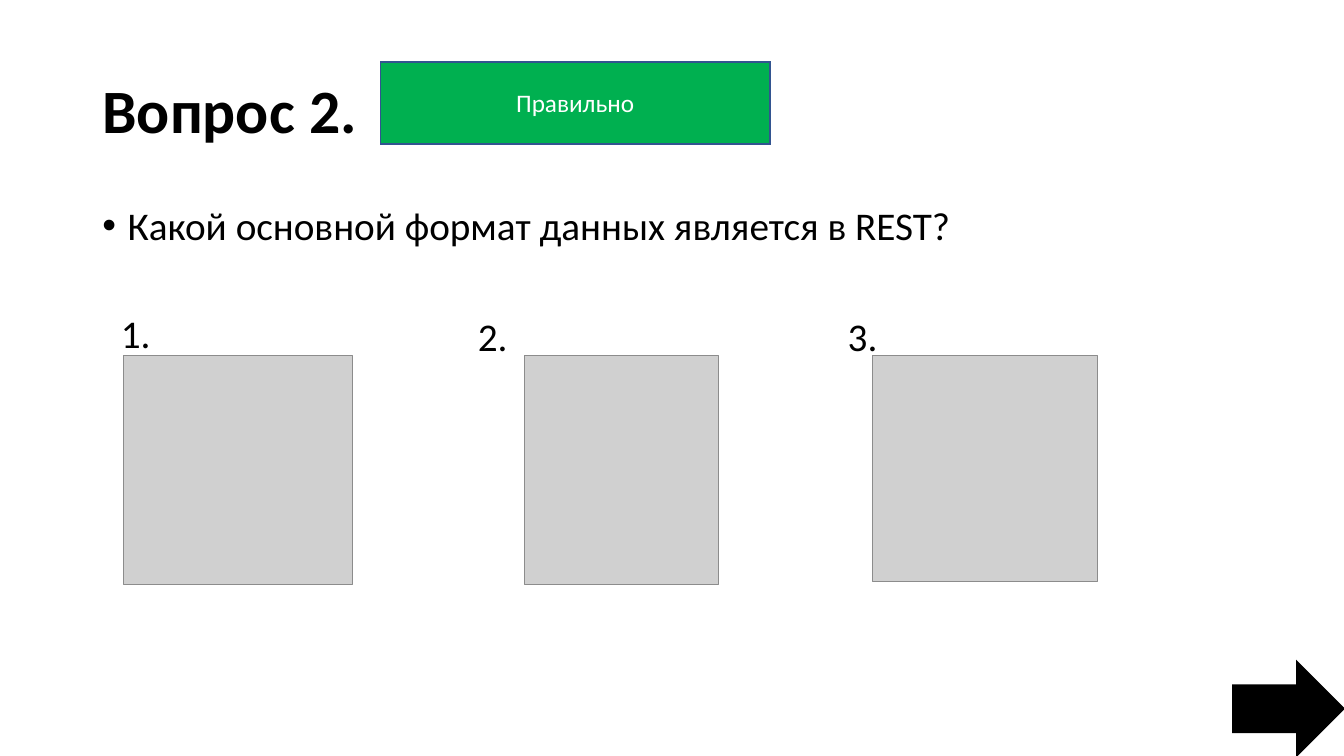
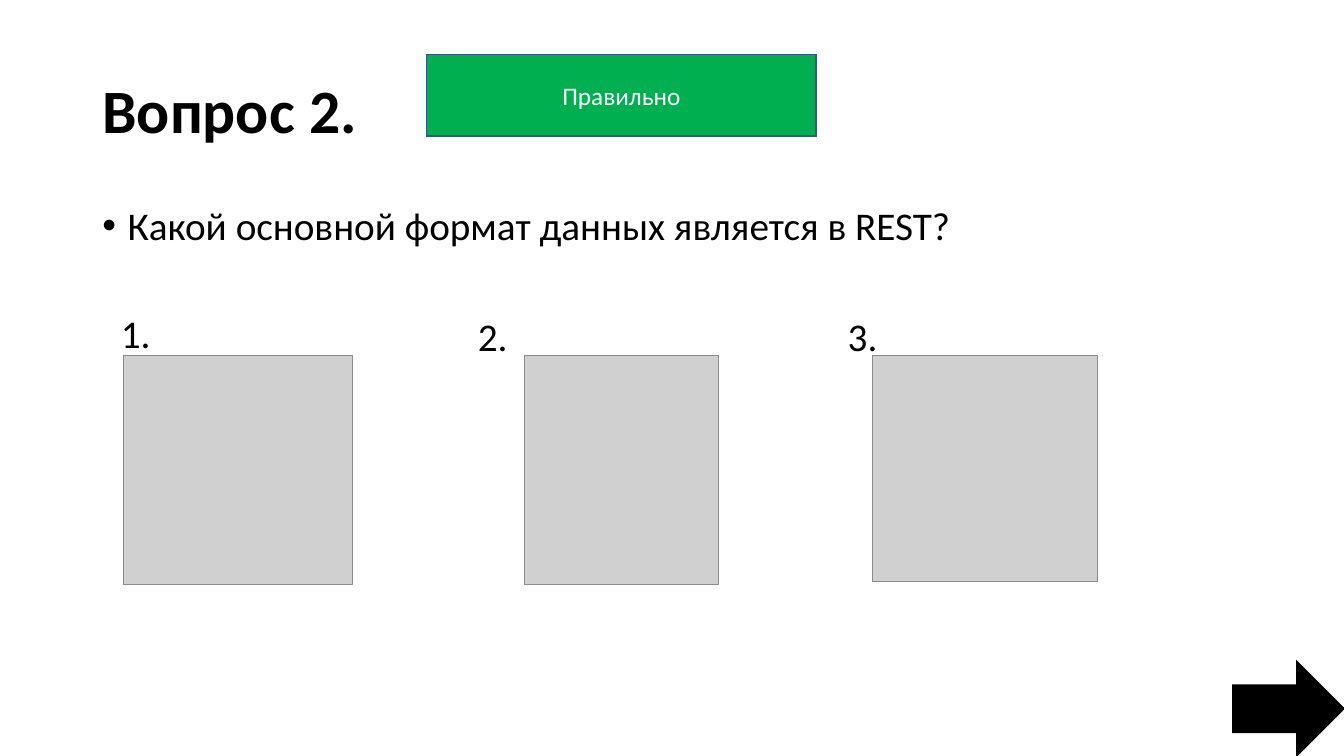
Before and after one commit to StepaN132/Game, a slide deck: slide 14 of Интерактивная игра.pptx. Drawn at 1344x756 pixels with LibreOffice and Linux fonts; fonts in the diff are those of the drawing; grey boxes stand for pictures. Boxes give left, top, right and bottom in pixels: in the first picture for what was removed or moved away, otherwise in the second. Text is boxed around its words. In the diff, an @@ line names an element or a change of style, - is before the commit and + after.

```diff
--- a/Интерактивная игра.pptx
+++ b/Интерактивная игра.pptx
@@ rectangle "Правильно": place and size @@
-rectangle "Правильно" at [380,62,770,143]
+rectangle "Правильно" at [426,54,817,136]
@@ rectangle removed at [380,63,770,144] @@
-Не правильно
```
Also in this commit, not shown: 5 other slides changed, 7 slides added, 1 slide removed.
